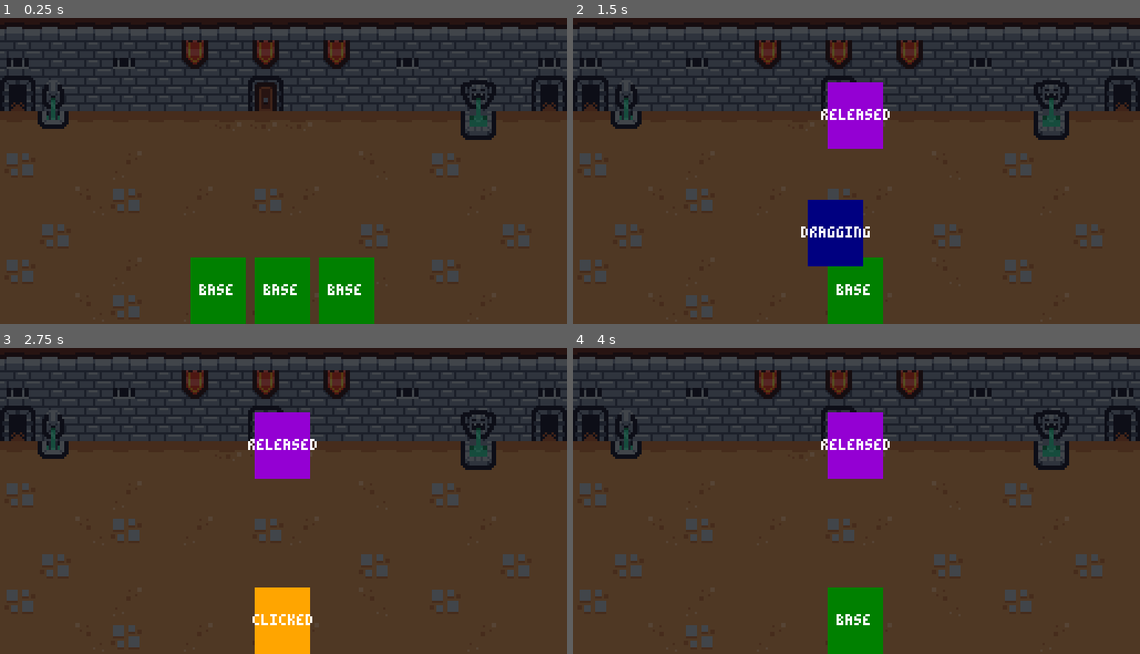
Above: before the commit, frames 1-4 (two rows, left to right).
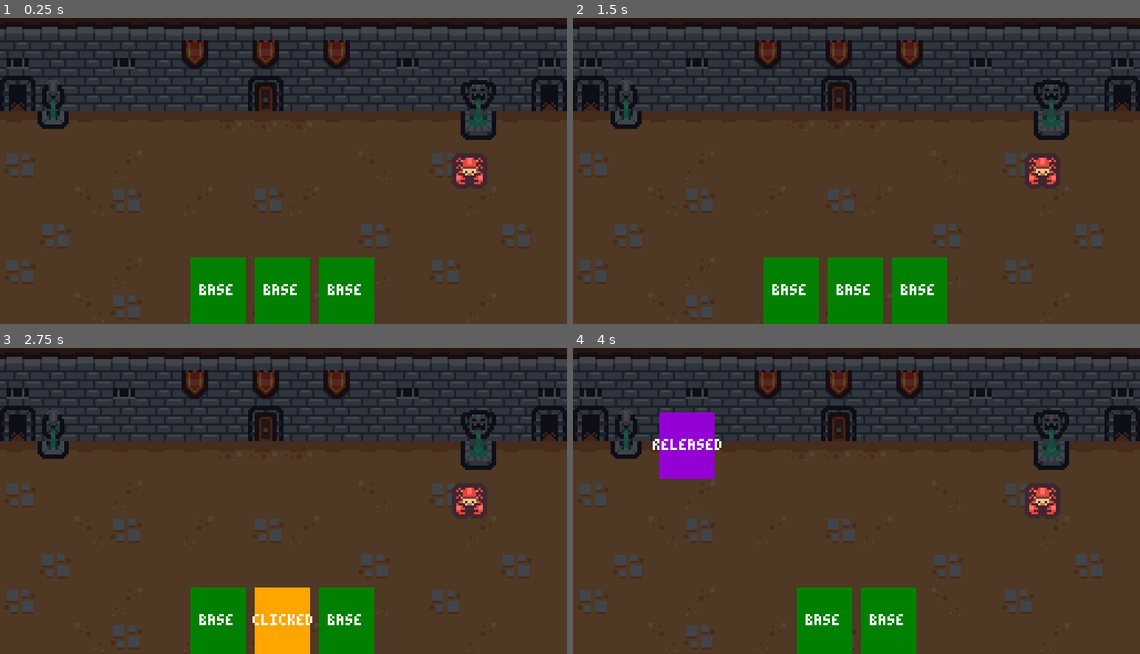
Above: after the commit, the same moments.

Repository: koreem-ahmed/cards-slayer
Game: Godot game, scene res://scenes/Battle/battle.tscn
The game is run twice, just before and just after one commit, with the same random seed, the same clock (stepped at 60 frames per second) and the same inputs.
Inputs (mouse positions are in pixels of both pictures, inside the frame that each line leads up to):
- Up to frame 1 (0.25 s): no input
- Up to frame 2 (1.5 s): tap Enter at 0.5 s; drag from (788, 290) to (856, 115) at 0.52 s; drag from (822, 290) to (856, 115) at 1.27 s
- Up to frame 3 (2.75 s): move the mouse to (283, 620) at 2.02 s; press the mouse at (283, 620) at 2.03 s; hold Right from 2.03 s (still down); right-click (283, 620) at 2.3 s
- Up to frame 4 (4 s): release Right at 2.75 s; release the mouse at (856, 620) at 2.75 s; tap Space at 2.75 s; drag from (856, 445) to (686, 445) at 2.77 s; drag from (856, 445) to (856, 620) at 3.52 s

The runs differ from the first frame. In frame 1, 0.3% of the frame differs, in the area x 79-86%, y 45-55%; in frame 2, 8.8%, in the area x 33-86%, y 21-100%; in frame 3, 6.7%; in frame 4, 7.6%.

Commit message:
Aiming, Aiming arc and its functions
i mad a new state called aiming for the single enemy cards which makes an Arc from 8 points and draw it with this function (1.0 - (1.0 - number)^3.0). i mad the new files for the state and made a global script called events so i connect the card ui and the card target selector which is like a tree bus. and i got some errors like making the crad glitch so i made an if condition that's kill the tween before being in the base state in the base script.

Diff:
--- /dev/null
+++ b/characters/warrior/cards/warrior_axe_attack.tres
@@ -0,0 +1,9 @@
+[gd_resource type="Resource" script_class="Card" format=3 uid="uid://bwcxhucrhqna2"]
+
+[ext_resource type="Script" uid="uid://di45v77tnde72" path="res://resources/card.gd" id="1_wba1x"]
+
+[resource]
+script = ExtResource("1_wba1x")
+id = "warrior_axe_attack"
+target = 1
+metadata/_custom_type_script = "uid://di45v77tnde72"
--- /dev/null
+++ b/characters/warrior/cards/warrior_block.tres
@@ -0,0 +1,9 @@
+[gd_resource type="Resource" script_class="Card" format=3 uid="uid://c6u2h133myj0l"]
+
+[ext_resource type="Script" uid="uid://di45v77tnde72" path="res://resources/card.gd" id="1_ti8q0"]
+
+[resource]
+script = ExtResource("1_ti8q0")
+id = "warrior_block"
+type = 1
+metadata/_custom_type_script = "uid://di45v77tnde72"
--- /dev/null
+++ b/globals/events.gd
@@ -0,0 +1,4 @@
+extends Node
+
+signal card_aim_starts(card_ui: CardUi)
+signal card_aim_ends(card_ui: CardUi)
--- a/project.godot
+++ b/project.godot
@@ -14,6 +14,10 @@
 run/main_scene="uid://2twojcaq2v40"
 config/features=PackedStringArray("4.6", "GL Compatibility")
 config/icon="uid://btpnwcktd5mra"
+
+[autoload]
+
+Events="*uid://dt4rte0seyd18"
 
 [display]
 
@@ -44,6 +48,7 @@
 
 2d_physics/layer_1="card_target_selector"
 2d_physics/layer_2="card_drop_area"
+2d_physics/layer_3="enemies"
 
 [physics]
 
--- /dev/null
+++ b/resources/card.gd
@@ -0,0 +1,15 @@
+extends Resource
+
+class_name Card
+
+enum Type {ATTACK, SKILL, POWER}
+enum Target {SELF, SINGLE_ENEMY, ALL_ENEMY, EVERYONE}
+
+@export_group("Card Attributes")
+@export var id: String
+@export var type: Type
+@export var target: Target
+
+
+func is_single_targeted() -> bool:
+	return target == Target.SINGLE_ENEMY
--- a/scenes/Battle/battle.tscn
+++ b/scenes/Battle/battle.tscn
@@ -2,10 +2,16 @@
 
 [ext_resource type="Texture2D" uid="uid://cp4iq5fd6j8be" path="res://assets/background.png" id="1_ha178"]
 [ext_resource type="Script" uid="uid://b38wbswvi1pol" path="res://scenes/Ui/hand.gd" id="2_jl7sv"]
+[ext_resource type="Texture2D" uid="uid://1u3b3hwqd8yh" path="res://assets/tile_0110.png" id="2_l7oxf"]
 [ext_resource type="PackedScene" uid="uid://vgelrh8ijl72" path="res://scenes/Card Ui/card_ui.tscn" id="2_mpo2y"]
+[ext_resource type="PackedScene" uid="uid://bfujsndg68mg5" path="res://scenes/Card Target Selector/card_target_selector.tscn" id="3_5f8bu"]
+[ext_resource type="Resource" uid="uid://bwcxhucrhqna2" path="res://characters/warrior/cards/warrior_axe_attack.tres" id="5_5f8bu"]
+[ext_resource type="Resource" uid="uid://c6u2h133myj0l" path="res://characters/warrior/cards/warrior_block.tres" id="6_xhdm5"]
 
 [sub_resource type="RectangleShape2D" id="RectangleShape2D_ha178"]
 size = Vector2(256, 100)
+
+[sub_resource type="RectangleShape2D" id="RectangleShape2D_i3j6n"]
 
 [node name="Battle" type="Node2D" unique_id=1531528685]
 metadata/_edit_lock_ = true
@@ -22,6 +28,19 @@
 [node name="CollisionShape2D" type="CollisionShape2D" parent="Drop_area" unique_id=626192889]
 position = Vector2(128, 50)
 shape = SubResource("RectangleShape2D_ha178")
+debug_color = Color(0, 0.6, 0.7019608, 0.11764706)
+
+[node name="Enemy" type="Area2D" parent="." unique_id=1642103433]
+position = Vector2(212, 75)
+collision_layer = 4
+
+[node name="Sprite2D" type="Sprite2D" parent="Enemy" unique_id=1272777843]
+texture = ExtResource("2_l7oxf")
+
+[node name="CollisionShape2D" type="CollisionShape2D" parent="Enemy" unique_id=896118803]
+shape = SubResource("RectangleShape2D_i3j6n")
+
+[node name="Card_Target_Selector" parent="." unique_id=663431683 instance=ExtResource("3_5f8bu")]
 
 [node name="BattleUi" type="CanvasLayer" parent="." unique_id=2004036165 groups=["ui_layer"]]
 
@@ -41,9 +60,12 @@
 
 [node name="CardUi" parent="BattleUi/Hand" unique_id=609112222 instance=ExtResource("2_mpo2y")]
 layout_mode = 2
+card = ExtResource("5_5f8bu")
 
 [node name="CardUi2" parent="BattleUi/Hand" unique_id=1954210658 instance=ExtResource("2_mpo2y")]
 layout_mode = 2
+card = ExtResource("5_5f8bu")
 
 [node name="CardUi3" parent="BattleUi/Hand" unique_id=948716495 instance=ExtResource("2_mpo2y")]
 layout_mode = 2
+card = ExtResource("6_xhdm5")
--- /dev/null
+++ b/scenes/Card Target Selector/card_arc.tscn
@@ -0,0 +1,10 @@
+[gd_scene format=3 uid="uid://d2oepksisj036"]
+
+[sub_resource type="Curve" id="Curve_1jby6"]
+_limits = [0.2, 1.0, 0.0, 1.0]
+_data = [Vector2(0, 0.2), 0.0, 0.0, 0, 0, Vector2(0.923077, 1), 0.0, 0.0, 0, 0, Vector2(1, 0.2), 0.0, 0.0, 0, 0]
+point_count = 3
+
+[node name="Card_Arc" type="Line2D" unique_id=1094883682]
+width = 4.0
+width_curve = SubResource("Curve_1jby6")
--- /dev/null
+++ b/scenes/Card Target Selector/card_target_selector.gd
@@ -0,0 +1,78 @@
+extends Node2D
+
+const ARC_POINTS := 8
+
+@onready var area_2d: Area2D = $Area2D
+@onready var card_arc: Line2D = $CanvasLayer/Card_Arc
+
+var current_card: CardUi
+var targeting := false
+
+
+func _ready() -> void:
+	Events.card_aim_starts.connect(on_aimming_started)
+	Events.card_aim_ends.connect(on_aimming_ended)
+
+
+func _process(delta: float) -> void:
+	if not targeting:
+		return
+
+	area_2d.position = get_local_mouse_position()
+	card_arc.points = _get_points()
+
+func _get_points() -> Array:
+	var points := []
+	var start := current_card.global_position
+	start.x += (current_card.size.x / 2)
+	var target := get_local_mouse_position()
+	var dist := (target - start)
+
+	for i in range(ARC_POINTS):
+		var t := (1.0 / ARC_POINTS) * i
+		var x := start.x + (dist.x / ARC_POINTS) * i
+		var y := start.y + ease_out_cubic(t) * dist.y
+		points.append(Vector2(x, y))
+
+	points.append(target)
+	return points
+
+
+func ease_out_cubic(number : float) -> float:
+	return 1.0 - pow(1.0 - number, 3.0)
+
+
+func on_aimming_started(card: CardUi) -> void:
+	if not card.card.is_single_targeted():
+		return
+
+	targeting = true
+	area_2d.monitoring = true
+	area_2d.monitorable = true
+	current_card = card
+
+
+func on_aimming_ended(card: CardUi) -> void:
+	targeting = false
+	card_arc.clear_points()
+	area_2d.position = Vector2.ZERO
+	area_2d.monitorable = false
+	area_2d.monitoring = false
+	current_card = null
+
+
+
+func _on_area_2d_area_entered(area: Area2D) -> void:
+	if not current_card or not targeting:
+		return
+
+	if not current_card.targets.has(area):
+		current_card.targets.append(area)
+
+
+
+func _on_area_2d_area_exited(area: Area2D) -> void:
+	if not current_card or not targeting:
+		return
+
+	current_card.targets.erase(area)
--- /dev/null
+++ b/scenes/Card Target Selector/card_target_selector.tscn
@@ -0,0 +1,26 @@
+[gd_scene format=3 uid="uid://bfujsndg68mg5"]
+
+[ext_resource type="PackedScene" uid="uid://d2oepksisj036" path="res://scenes/Card Target Selector/card_arc.tscn" id="1_qep4t"]
+[ext_resource type="Script" uid="uid://bpq68mjfub3bm" path="res://scenes/Card Target Selector/card_target_selector.gd" id="1_tvfn4"]
+
+[sub_resource type="RectangleShape2D" id="RectangleShape2D_cejnk"]
+size = Vector2(4, 4)
+
+[node name="Card_Target_Selector" type="Node2D" unique_id=663431683]
+script = ExtResource("1_tvfn4")
+
+[node name="Area2D" type="Area2D" parent="." unique_id=905144599]
+collision_mask = 4
+monitoring = false
+monitorable = false
+
+[node name="CollisionShape2D" type="CollisionShape2D" parent="Area2D" unique_id=1388612717]
+shape = SubResource("RectangleShape2D_cejnk")
+
+[node name="CanvasLayer" type="CanvasLayer" parent="." unique_id=2054349693]
+layer = 2
+
+[node name="Card_Arc" parent="CanvasLayer" unique_id=1094883682 instance=ExtResource("1_qep4t")]
+
+[connection signal="area_entered" from="Area2D" to="." method="_on_area_2d_area_entered"]
+[connection signal="area_exited" from="Area2D" to="." method="_on_area_2d_area_exited"]
--- /dev/null
+++ b/scenes/Card Ui/Card States/card_aiming.gd
@@ -0,0 +1,31 @@
+extends CardState
+
+const MOUSE_Y_SNAPBACK_THREHOLD := 138
+
+
+func enter() -> void:
+	card_ui.color_rect.color = Color.WEB_PURPLE
+	card_ui.state.text = "AIMING"
+	card_ui.targets.clear()
+	var offset := Vector2(card_ui.parent.size.x / 2, -card_ui.size.y / 2)
+	offset.x -= card_ui.size.x / 2
+	card_ui.animate_to_position(card_ui.parent.global_position + offset, 0.2)
+	card_ui.drop_detector.monitoring = false
+	Events.card_aim_starts.emit(card_ui)
+
+
+
+func exit() -> void:
+	Events.card_aim_ends.emit(card_ui)
+
+
+
+func on_input(event: InputEvent) -> void:
+	var mouse_motion := event is InputEventMouseMotion
+	var mouse_at_bottom := card_ui.get_global_mouse_position().y > MOUSE_Y_SNAPBACK_THREHOLD
+
+	if (mouse_motion and mouse_at_bottom) or event.is_action_pressed("right_mouse"):
+		state_transition.emit(self, CardState.State.BASE)
+	elif event.is_action_released("left_mouse") or event.is_action_pressed("left_mouse"):
+		get_viewport().set_input_as_handled()
+		state_transition.emit(self, CardState.State.RELEASED)
--- a/scenes/Card Ui/Card States/card_base.gd
+++ b/scenes/Card Ui/Card States/card_base.gd
@@ -3,6 +3,10 @@
 func enter() -> void:
 	if not card_ui.is_node_ready():
 		await card_ui.ready
+
+	if card_ui.tween and card_ui.tween.is_running():
+		card_ui.tween.kill()
+
 
 	card_ui.reparent_requested.emit(card_ui)
 	card_ui.color_rect.color = Color.WEB_GREEN
--- a/scenes/Card Ui/Card States/card_dragging.gd
+++ b/scenes/Card Ui/Card States/card_dragging.gd
@@ -1,5 +1,8 @@
 extends CardState
 
+const DRAG_MINIMUM_TIME := 0.05
+
+var min_time_elapaed := false
 
 func enter() -> void:
 	var ui_layer := get_tree().get_first_node_in_group("ui_layer")
@@ -9,17 +12,30 @@
 	card_ui.color_rect.color = Color.NAVY_BLUE
 	card_ui.state.text = "DRAGGING"
 
+	min_time_elapaed = false
+	var hold_timer := get_tree().create_timer(DRAG_MINIMUM_TIME, false)
+	hold_timer.timeout.connect(func(): min_time_elapaed = true)
+
+
 
 func on_input(event: InputEvent) -> void:
+	var single_targeted := card_ui.card.is_single_targeted()
 	var mouse_motion := event is InputEventMouseMotion
 	var cancel = event.is_action_pressed("right_mouse")
 	var confirm = event.is_action_released("left_mouse") or event.is_action_pressed("left_mouse")
 
+	if single_targeted and mouse_motion and card_ui.targets.size() > 0:
+		state_transition.emit(self, CardState.State.AIMING)
+		print("aiming")
+		return
+
+
 	if mouse_motion:
 		card_ui.global_position = card_ui.get_global_mouse_position() - card_ui.pivot_offset
 
+
 	if cancel:
 		state_transition.emit(self, CardState.State.BASE)
-	elif confirm:
+	elif min_time_elapaed and confirm:
 		get_viewport().set_input_as_handled()
 		state_transition.emit(self, CardState.State.RELEASED)
--- a/scenes/Card Ui/card_ui.gd
+++ b/scenes/Card Ui/card_ui.gd
@@ -4,12 +4,16 @@
 
 signal reparent_requested(card_ui: CardUi)
 
+@export var card: Card
 
 @onready var color_rect: ColorRect = $ColorRect
 @onready var state: Label = $State
 @onready var drop_detector: Area2D = $drop_detector
 @onready var card_state_machine: CardStateMachine = $card_state_machine as CardStateMachine
 @onready var targets: Array[Node] = []
+
+var parent: Control
+var tween: Tween
 
 
 func _ready() -> void:
@@ -18,6 +22,11 @@
 
 func _input(event: InputEvent) -> void:
 	card_state_machine.on_input(event)
+
+func animate_to_position(new_position: Vector2, duration: float) -> void:
+	tween = create_tween().set_trans(Tween.TRANS_CIRC).set_ease(Tween.EASE_OUT)
+	tween.tween_property(self, "global_position", new_position, duration)
+
 
 func _on_gui_input(event: InputEvent) -> void:
 	card_state_machine.on_gui_input(event)
--- a/scenes/Card Ui/card_ui.tscn
+++ b/scenes/Card Ui/card_ui.tscn
@@ -1,12 +1,13 @@
 [gd_scene format=3 uid="uid://vgelrh8ijl72"]
 
-[ext_resource type="Theme" uid="uid://bfbsphhsjwiit" path="res://resorces/Main_theme.tres" id="1_o6q86"]
+[ext_resource type="Theme" uid="uid://bfbsphhsjwiit" path="res://resources/Main_theme.tres" id="1_o6q86"]
 [ext_resource type="Script" uid="uid://8rkf6vqwk3nv" path="res://scenes/Card Ui/card_ui.gd" id="2_oqmqb"]
 [ext_resource type="Script" uid="uid://bfoq3bhwb66k4" path="res://scenes/Card Ui/card_state_machine.gd" id="3_4osb5"]
 [ext_resource type="Script" uid="uid://ddegc651pjmux" path="res://scenes/Card Ui/Card States/card_base.gd" id="4_yulpa"]
 [ext_resource type="Script" uid="uid://uine6ugc1gt5" path="res://scenes/Card Ui/Card States/card_clicked.gd" id="5_o2ito"]
 [ext_resource type="Script" uid="uid://c48r47e8ftkhu" path="res://scenes/Card Ui/Card States/card_dragging.gd" id="6_yn1df"]
 [ext_resource type="Script" uid="uid://ddyybgoaluyrt" path="res://scenes/Card Ui/Card States/card_release.gd" id="7_l5ygb"]
+[ext_resource type="Script" uid="uid://bfi5yae50ggh8" path="res://scenes/Card Ui/Card States/card_aiming.gd" id="8_hmxci"]
 
 [sub_resource type="RectangleShape2D" id="RectangleShape2D_cljc3"]
 size = Vector2(25, 30)
@@ -71,6 +72,10 @@
 script = ExtResource("7_l5ygb")
 state = 4
 
+[node name="Card Aiming" type="Node" parent="card_state_machine" unique_id=570555381]
+script = ExtResource("8_hmxci")
+state = 3
+
 [connection signal="gui_input" from="." to="." method="_on_gui_input"]
 [connection signal="mouse_entered" from="." to="." method="_on_mouse_entered"]
 [connection signal="mouse_exited" from="." to="." method="_on_mouse_exited"]
--- a/scenes/Ui/hand.gd
+++ b/scenes/Ui/hand.gd
@@ -6,6 +6,7 @@
 func _ready() -> void:
 	for child in get_children():
 		var card_ui := child as CardUi
+		card_ui.parent = self
 		card_ui.reparent_requested.connect(_on_card_ui_reparent_requested)
 
 
Not shown, added: globals/events.gd.uid
Renamed: resorces/Main_theme.tres -> resources/Main_theme.tres
Not shown, added: resources/card.gd.uid
Not shown, added: scenes/Card Target Selector/card_target_selector.gd.uid
Not shown, added: scenes/Card Ui/Card States/card_aiming.gd.uid
